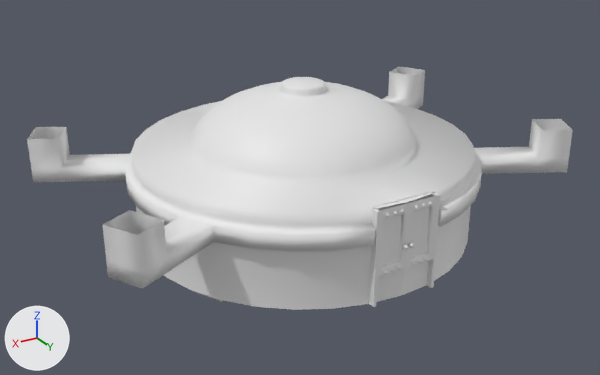
What one commit did to the FBX model Assets/Models/Rooms/Bouser/BouserRoom0.fbx.
Both versions are drawn from a 50 mm lens placed at (0.54, 0.892, 0.462), pointed at (0.013, 0.013, 0.023). The axes (+X, +Y, +Z) are drawn at lower left. The lights are the same throughout. Where no turn or scale is listed for an object, it has been applied to the vertices.

Names of what the first picture shows: 'BouserDoorObject', 'BouserRoom0Object'.
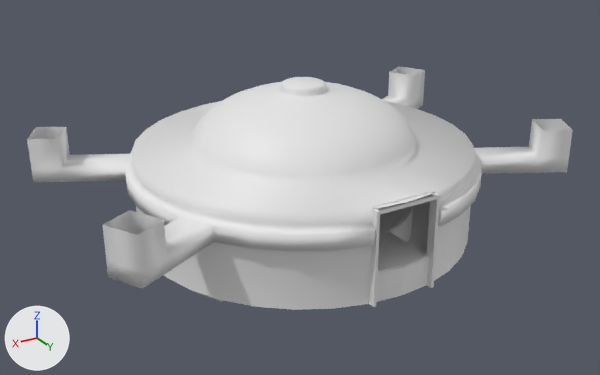
Changed parts and their boxes (x1, y1, x2, y2) in the pictures (600 x 375 px):
'BouserDoorObject', deleted
    before: (378, 196, 437, 276)

The change in detail:
Object 'BouserDoorObject' (ob_bouserdoorobject) is deleted.
